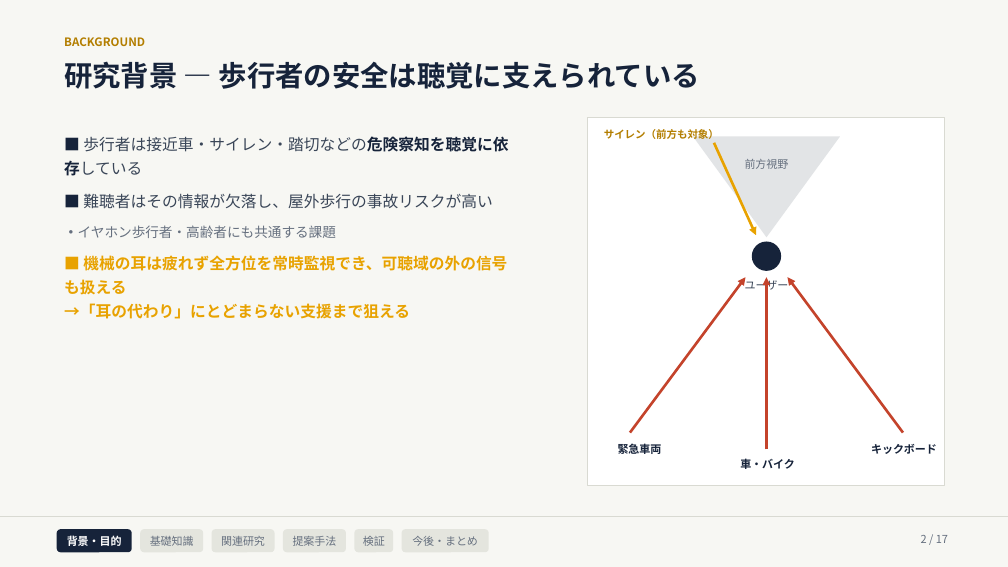
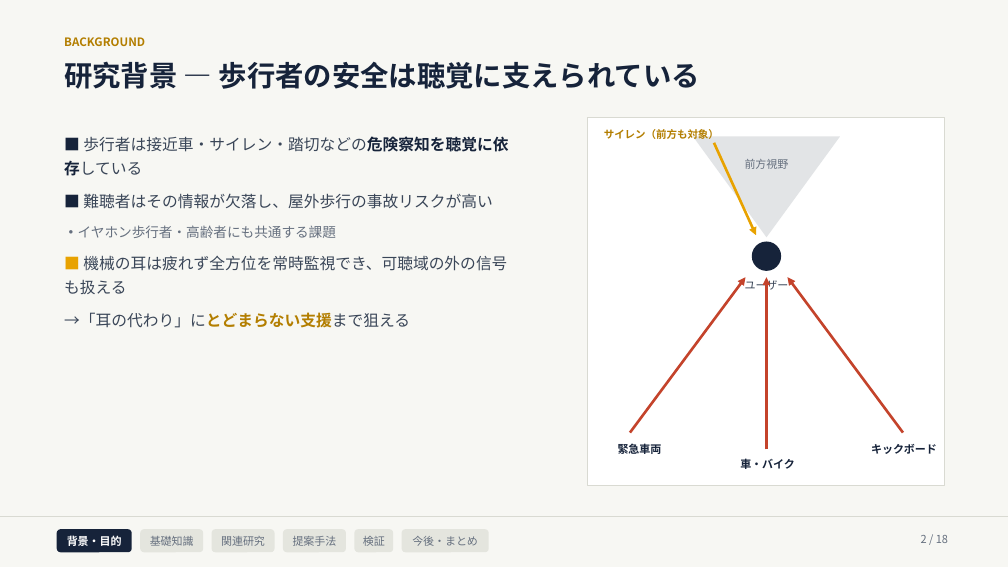
Before and after one commit to Noosdoo/outdoor-seld-sim, a slide deck: slide 2 of md/seminar/中間発表スライド_2026-08-10.pptx. Drawn at 1008x567 pixels with LibreOffice and Linux fonts; fonts in the diff are those of the drawing. Boxes give left, top, right and bottom in pixels: in the first picture for what was removed or moved away, otherwise in the second. Text is boxed around its words. In the diff, an @@ line names an element or a change of style, - is before the commit and + after.

```diff
--- a/md/seminar/中間発表スライド_2026-08-10.pptx
+++ b/md/seminar/中間発表スライド_2026-08-10.pptx
@@ text at bbox=[64, 255, 507, 328]: text colour #E8A200 to #3A4658, bold off in "機械の耳は疲れず全方位を常時監視でき、可聴域の外の信号も扱える →「耳の代わり」にとどまらない支援まで狙える"; text colour #E8A200 to #B37E00 in "→「耳の代わり」にとどまらない支援まで狙える" @@
@@ text at bbox=[921, 535, 948, 543]: text changed @@
-2 / 17
+2 / 18
```
Also in this commit, not shown: 16 other slides changed, 1 slide added, 3 other files.
